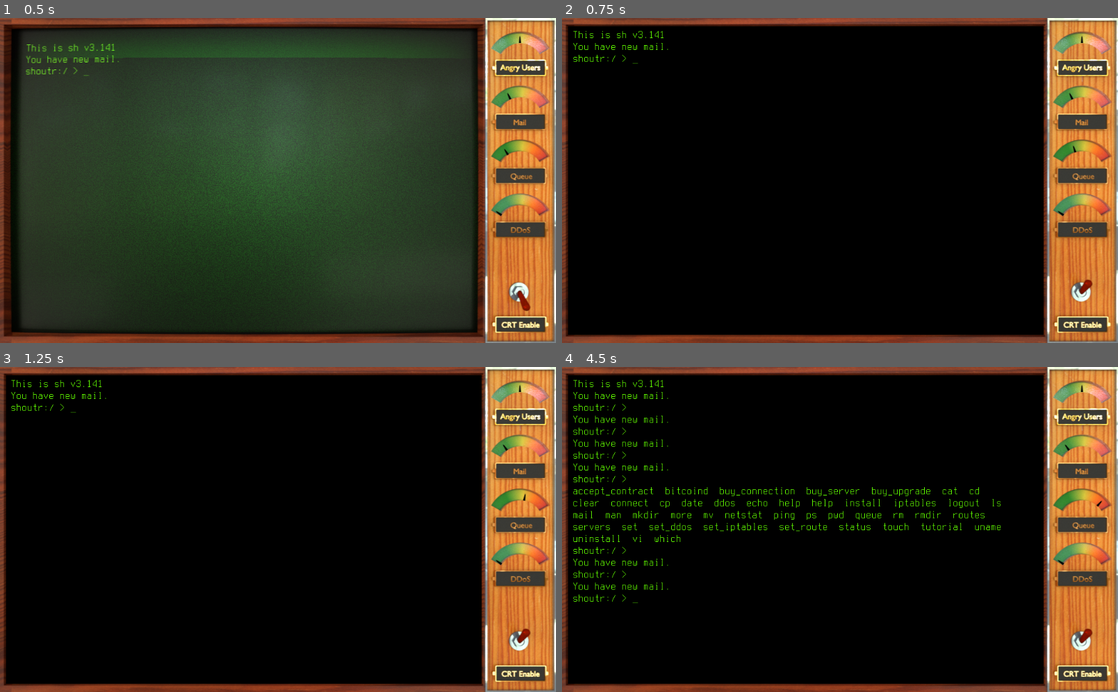
Above: before the commit, frames 1-4 (two rows, left to right).
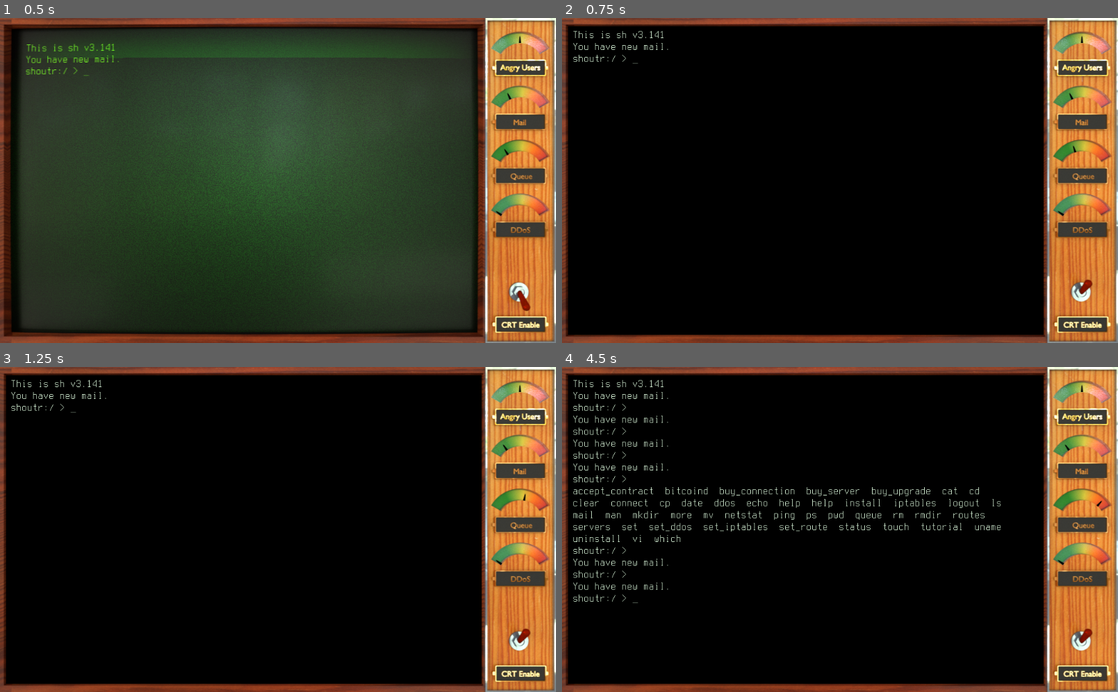
Above: after the commit, the same moments.

Repository: SmBe19/LD46
Game: Godot game, scene res://scn/root.tscn
Same seed, same stepped clock (60 frames per second), same inputs: the game is played once before the commit and once after it.
Inputs (mouse positions are in pixels of both pictures, inside the frame that each line leads up to):
- Up to frame 1 (0.5 s): no input
- Up to frame 2 (0.75 s): click (1084, 287) at 0.5 s
- Up to frame 3 (1.25 s): no input
- Up to frame 4 (4.5 s): tap Enter at 1.25, 2.1, 2.75, 4.25, 4.35 s; hold Right 1.28-2.03 s; tap Backspace at 1.35, 3.6 s; tap Space at 1.52, 2, 2.27, 3.5, 3.77 s; hold Down 2.03-2.78 s; hold Right 2.78-3.53 s; tap Tab at 2.85 s; hold Up 3.53-4.28 s; hold Left from 4.28 s (still down)

Frame 1 is identical in both runs. In frame 2, 0.2% of the frame differs, in the area x 2-20%, y 3-15%; in frame 3, 0.2%; in frame 4, 2.7%, in the area x 2-79%, y 3-73%.
Error in both runs: Invalid get index '0' (on base: 'Nil'). (res://src/cmd/sh.gd:67)

Commit message:
fix font color

Diff:
--- a/scn/root.tscn
+++ b/scn/root.tscn
@@ -28,22 +28,22 @@
 shader_param/lines_velocity = 30.0
 shader_param/lines_distance = 4.0
 
-[sub_resource type="StyleBoxFlat" id=4]
+[sub_resource type="StyleBoxFlat" id=5]
 bg_color = Color( 0.501961, 0.4, 0.301961, 1 )
 
-[sub_resource type="CanvasItemMaterial" id=12]
+[sub_resource type="CanvasItemMaterial" id=6]
 blend_mode = 1
+
+[sub_resource type="StyleBoxFlat" id=7]
+bg_color = Color( 0.6, 0.6, 0.6, 0 )
+
+[sub_resource type="StyleBoxFlat" id=8]
+bg_color = Color( 0.6, 0.6, 0.6, 0 )
 
 [sub_resource type="StyleBoxFlat" id=9]
 bg_color = Color( 0.6, 0.6, 0.6, 0 )
 
 [sub_resource type="StyleBoxFlat" id=10]
-bg_color = Color( 0.6, 0.6, 0.6, 0 )
-
-[sub_resource type="StyleBoxFlat" id=11]
-bg_color = Color( 0.6, 0.6, 0.6, 0 )
-
-[sub_resource type="StyleBoxFlat" id=8]
 bg_color = Color( 0.6, 0.6, 0.6, 0 )
 
 [node name="ScnRoot" type="Control"]
--- a/src/crt_toggle.gd
+++ b/src/crt_toggle.gd
@@ -9,3 +9,8 @@
 	$"../CRT effect".visible = active
 	$"../Background_On".visible = active
 	$"../Background_Off".visible = not active
+	if active:
+		$"../Terminal/Buffer".set('custom_colors/default_color', original_color)
+	else:
+		$"../Terminal/Buffer".set('custom_colors/default_color', Color(0.8, 0.9, 0.8))
+	pass
Not shown: 6 places in scn/root.tscn that only renumber resources
Not shown, changed: crt.blend
